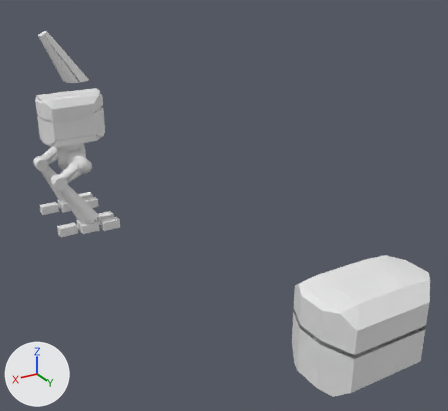
An edit to the Blender file step14.blend, drawn before and after from the same camera.
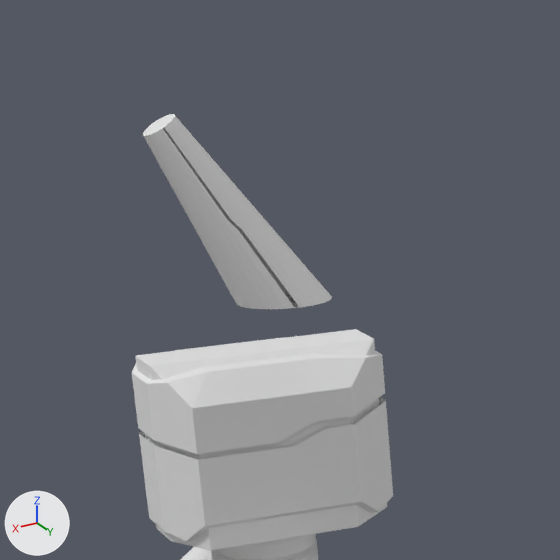
Each version is shown whole from a 50 mm camera at (12.6, 42.5, 19.5) aimed at (-3.1, 16.3, 6.4), then close up on the part from 0% to 33% of the width and 0% to 36% of the height. Arrows for +X, +Y and +Z are at lower left; the lights stay in place. The older version's two pictures come first. Materials are left out; every surface is plain grey.

The first close-up shows 'Pelvic-Sphere', 'Shin_R.001', 'Torso Block', 'Torso Block.001', 'Torso Block.004' and 2 more.
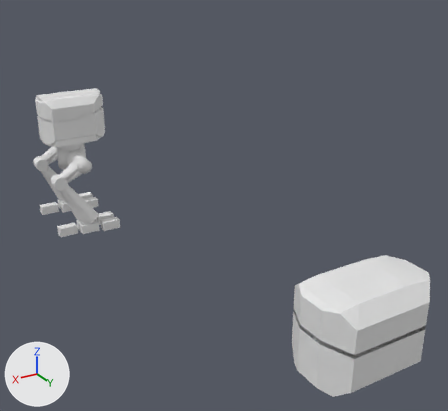
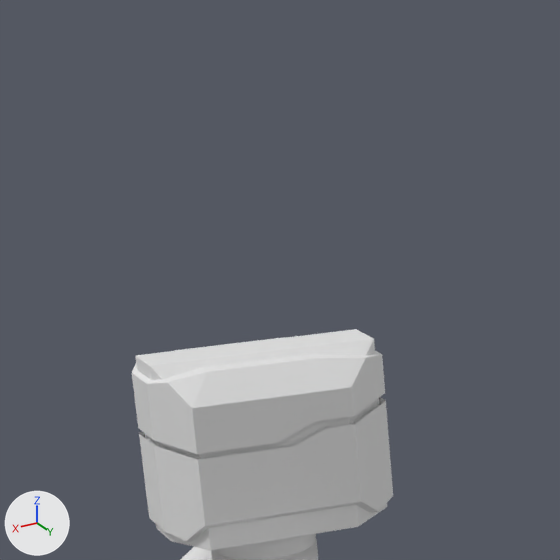
Location of each change, (x1, y1, x2, y2) in pixels of the close-ups (560 x 560 px):
'Shin_R.001', reshaped, moved, turned, rescaled (not visible afterwards)
    before: (143, 114, 332, 309)
part 1 of me_cone_001, cut back
    before: (143, 114, 312, 309)

The change, as a diff of the scene's bpy script:
```diff
--- a/step14.blend.py
+++ b/step14.blend.py
@@ me_cone_001 @@
 # used by ob_shin_r_001; location = (1.73, 2.25, 14.0); rotation_euler = (0.0, 0.524, 0.0), in degrees (0, 30, 0); scale = (1.05, 1.05, 1.05)
-me_cone_001.from_pydata(...)  # 114 vertices, 67 faces, 3 loose edges; spans x -0.74..0.65, y -0.69..0.69, z -3.89..0.0
+me_cone_001.from_pydata(...)  # 168 vertices, 174 faces; spans x -0.74..0.65, y -0.69..0.69, z -3.89..0.0
+# me_cone_001 part 1
+# 38 vertices are removed from x -0.12..0.11, y 0.39..0.59, z -2.66..-0.85
+# 39 faces are deleted
+# 3 loose edges are deleted
+# 2 vertices move from x -0.08..0.0, y 0.52..0.59, z -2.6..-1.98 to x -0.05..0.0, y 0.52..0.69, z -3.46..-1.97
+# 92 vertices are added at x -0.74..0.65, y -0.69..0.69, z -3.89..0.0
+# 146 new faces join them
@@ ob_shin_r_001 @@
 ob_shin_r_001 = bpy.data.objects.new('Shin_R.001', me_cone_001)
-ob_shin_r_001.location = (1.73, 2.25, 14.0)
-ob_shin_r_001.rotation_euler = (0.0, 0.524, 0.0)  # degrees (0, 30, 0)
-ob_shin_r_001.scale = (1.05, 1.05, 1.05)
+ob_shin_r_001.location = (1.73, 2.24, 4.0)
+ob_shin_r_001.rotation_euler = (0.0, 0.525, -0.00306)  # degrees (0, 30, -0.2)
+ob_shin_r_001.scale = (1.05, 1.05, 0.999)
```
